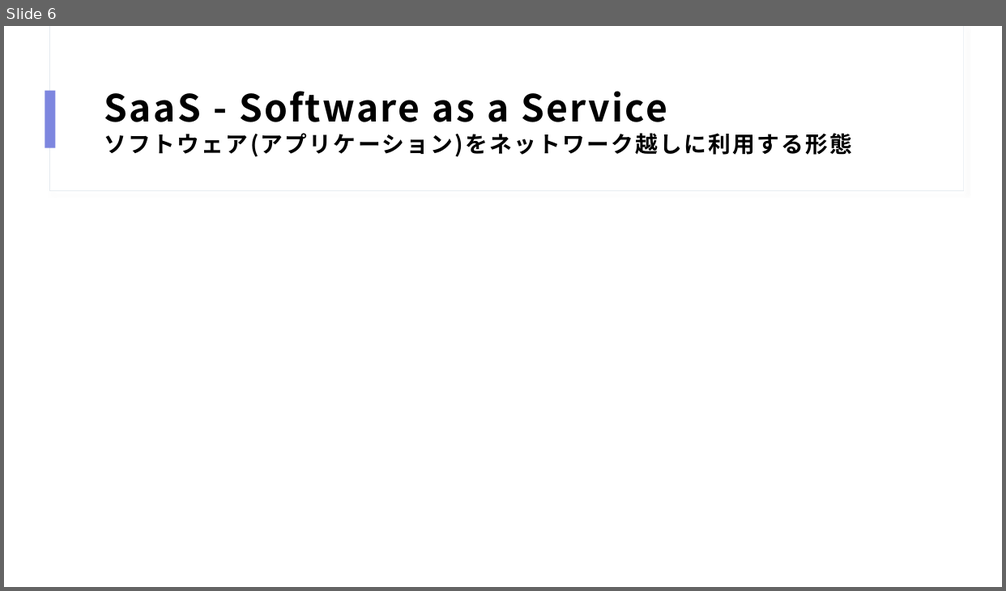
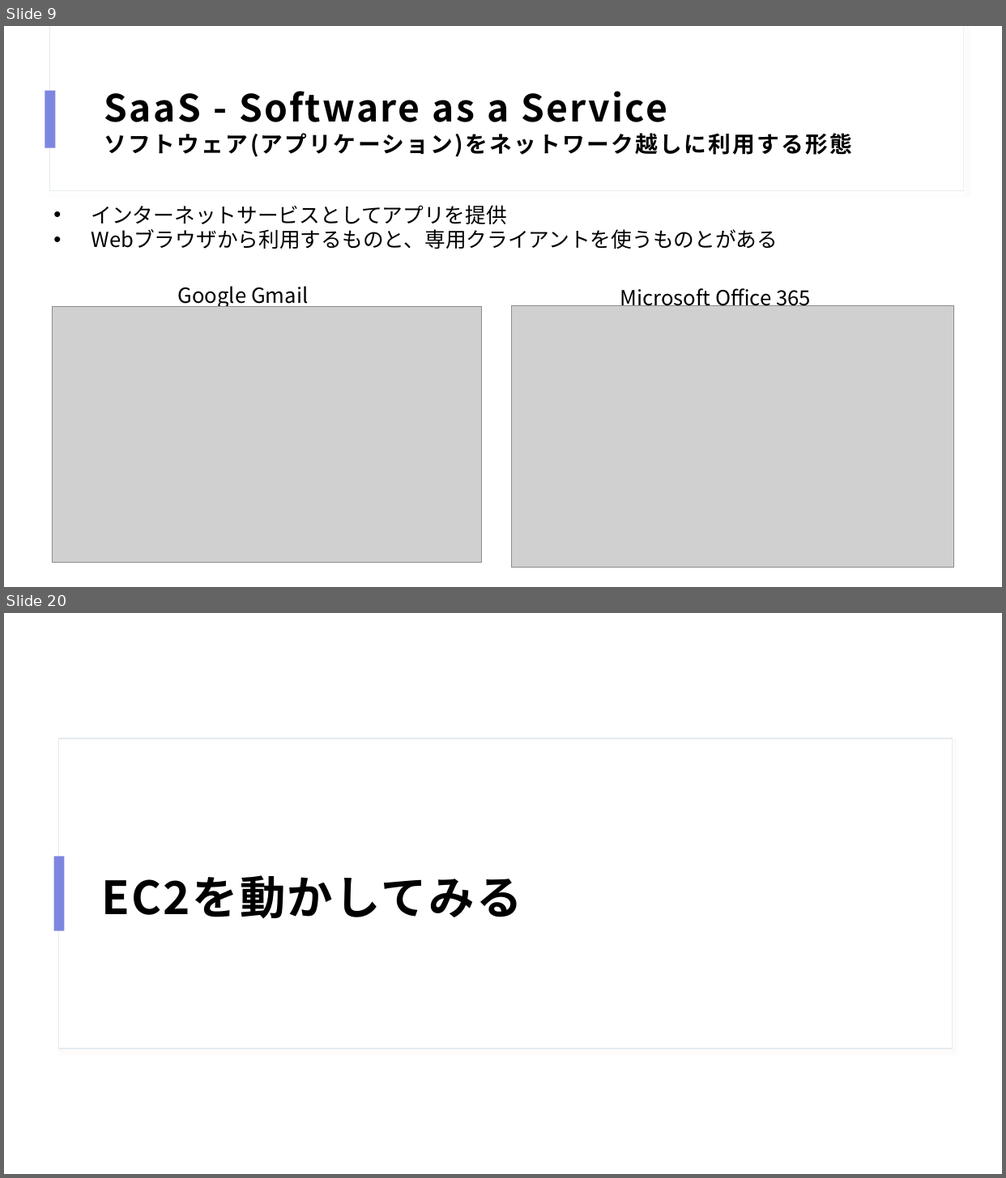
Before and after one commit to HiroyukiShimoda/itms8, a slide deck: cloud-aws.pptx. Shown one above the other, each under a label of ours: slide 6 before the commit, slides 9 and 20 after it; the slides between them are not shown. The pictures are 1006x591 and 1006x1178 pixels, drawn with LibreOffice and Linux fonts; fonts in the diff are those of the drawing; grey boxes stand for pictures. Boxes give left, top, right and bottom in pixels: in the first picture for what was removed or moved away, otherwise in the second. Text is boxed around its words. In the diff, an @@ line names an element or a change of style, - is before the commit and + after.

```diff
--- a/cloud-aws.pptx
+++ b/cloud-aws.pptx
@@ slide 20 added at [4,613,1002,1174], background #FFFFFF @@
@@ rectangle added at [58,739,953,1050], fill #FFFFFF, outline #E5EBF0 1 pt @@
@@ rectangle added at [54,856,65,931], fill #7D86DF @@
@@ title added at [101,875,522,918], 44 pt, text #000000, bold @@
+EC2を動かしてみる
@@ what was slide 6 is now slide 9 @@
@@ slide 9 changed as well @@
@@ text added at [91,205,778,249], 20 pt, text #000000 @@
+• インターネットサービスとしてアプリを提供
+• Webブラウザから利用するものと、専用クライアントを使うものとがある
@@ text added at [178,286,308,309], 20 pt, text #000000 @@
+Google Gmail
@@ text added at [620,288,811,311], 20 pt, text #000000 @@
+Microsoft Office 365
@@ picture added at [52,307,482,563] @@
@@ picture added at [512,306,954,567] @@
```
Also in this commit, not shown: 7 other slides changed, 13 other slides added, 3 slides removed.
